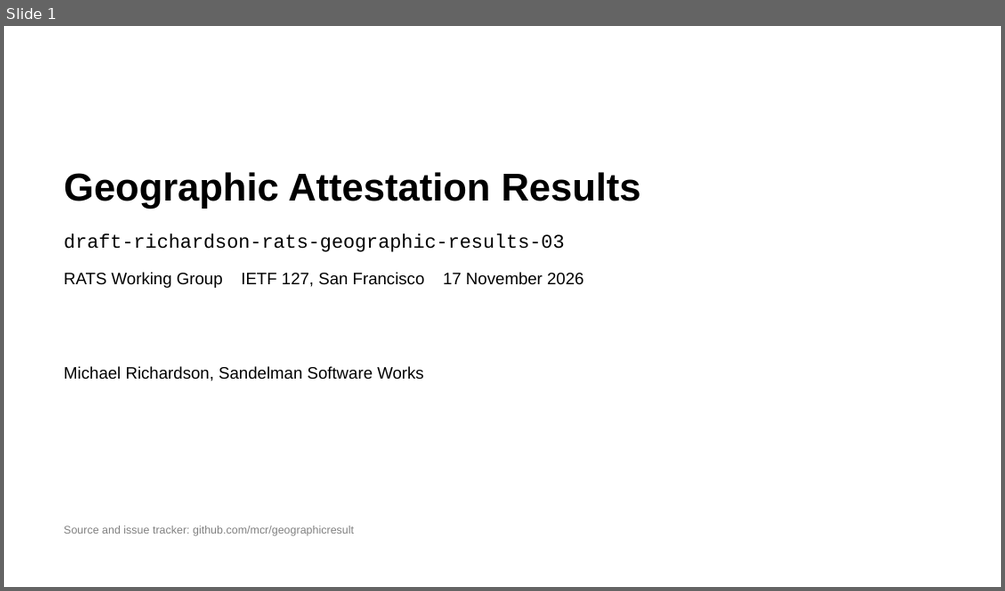
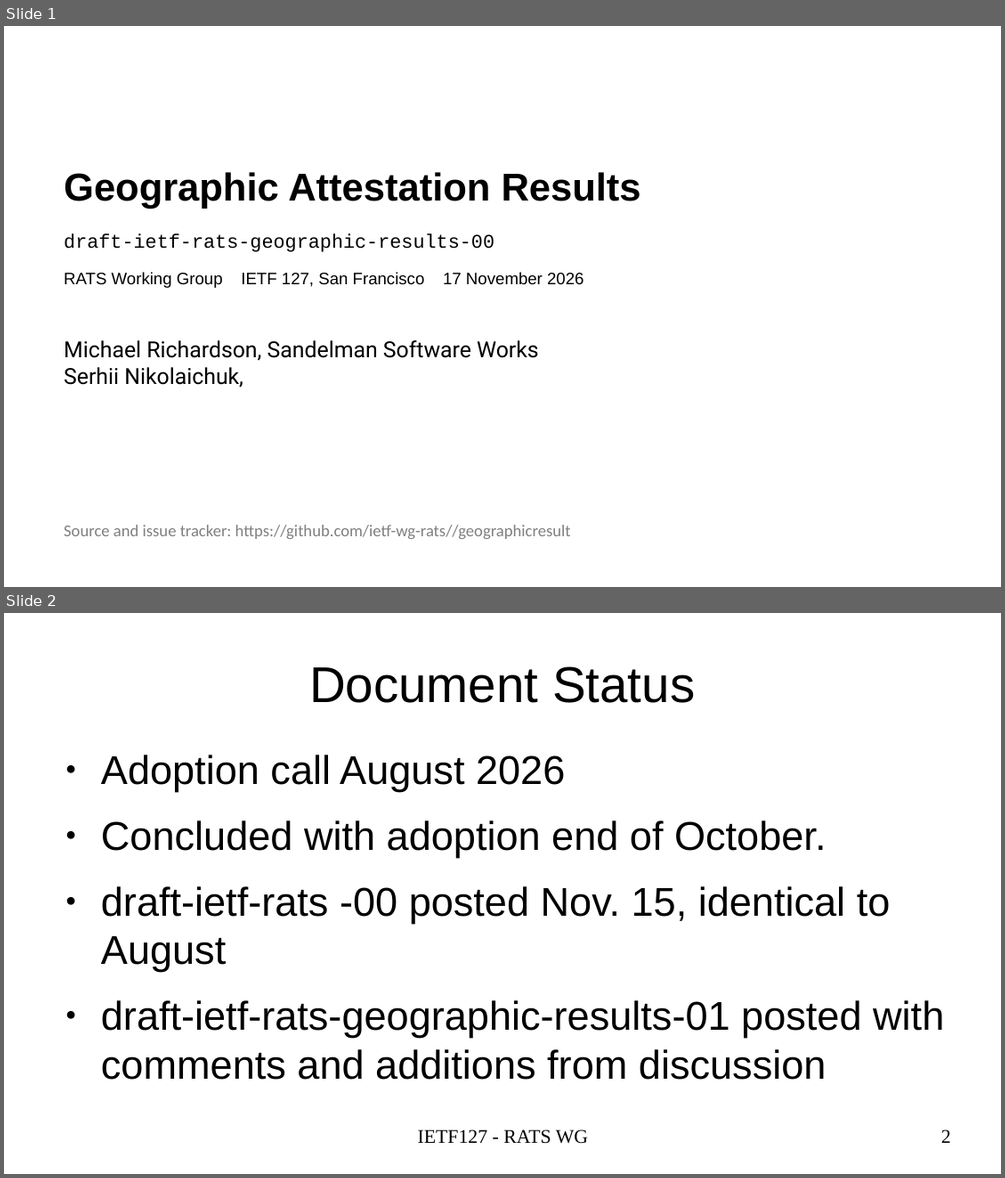
Before and after one commit to ietf-rats-wg/geographicresult, a slide deck: presentations/IETF127-GeographicAttestationResults.odp. Shown one above the other, each under a label of ours: slide 1 before the commit, slides 1 and 2 after it. The pictures are 1005x591 and 1005x1178 pixels, drawn with LibreOffice and Linux fonts; fonts in the diff are those of the drawing. Boxes give left, top, right and bottom in pixels: in the first picture for what was removed or moved away, otherwise in the second. Text is boxed around its words. In the diff, an @@ line names an element or a change of style, - is before the commit and + after.

```diff
--- a/presentations/IETF127-GeographicAttestationResults.odp
+++ b/presentations/IETF127-GeographicAttestationResults.odp
@@ slide 2 added at (x1=4, y1=613, x2=1001, y2=1174), background #FFFFFF @@
@@ title added at (x1=309, y1=666, x2=695, y2=703), 36.3 pt, text #000000 @@
+Document Status
@@ text added at (x1=101, y1=755, x2=944, y2=1079), 29 pt, text #000000 @@
+● Adoption call August 2026
+● Concluded with adoption end of October.
+● draft-ietf-rats -00 posted Nov. 15, identical to August
+● draft-ietf-rats-geographic-results-01 posted with comments and additions from discussion
@@ text added at (x1=418, y1=1129, x2=588, y2=1143), 14 pt, text #000000 @@
+IETF127 - RATS WG
@@ page number added at (x1=941, y1=1129, x2=951, y2=1143), 14 pt, text #000000 @@
+2
@@ slide 1 changed as well @@
@@ text at (x1=64, y1=233, x2=494, y2=252): text changed @@
-draft-richardson-rats-geographic-results-03
+draft-ietf-rats-geographic-results-00
@@ text at (x1=64, y1=340, x2=539, y2=361): size 12 to 16 pt, font Arial to Roboto in "Michael Richardson, Sandelman Software Works" @@
@@ text at (x1=64, y1=367, x2=243, y2=387): paragraph added @@
+Serhii Nikolaichuk,
@@ text at (x1=64, y1=524, x2=571, y2=539): text changed; size 8 to 12 pt; font Arial to Calibri @@
-Source and issue tracker: github.com/mcr/geographicresult
+Source and issue tracker: https://github.com/ietf-wg-rats//geographicresult
```
Also in this commit, not shown: 4 other slides changed, 2 other slides added, 2 other files.
